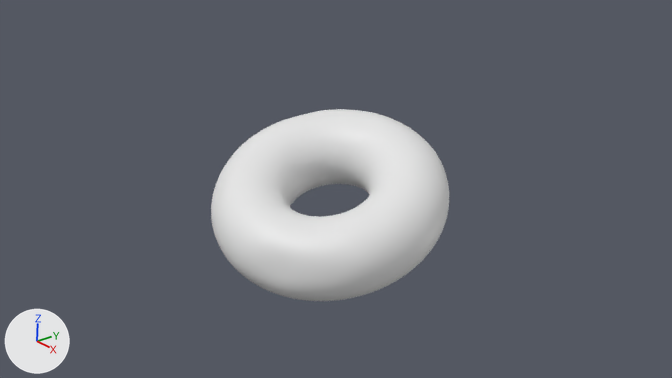
Before and after pictures for a commit that changed the Blender file donut.blend.
One viewpoint serves both versions: the file's camera 'Camera'. Every picture has the same lights, and +X, +Y and +Z are marked at lower left.
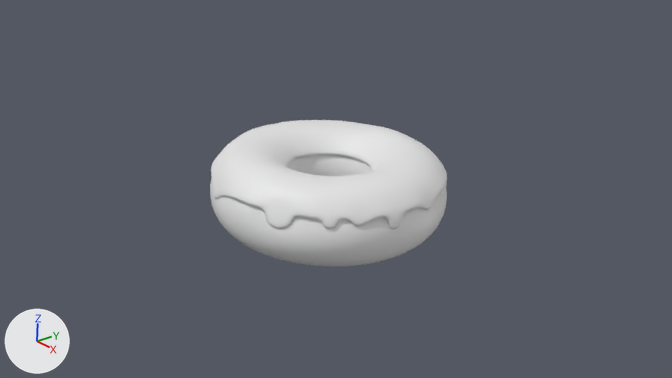
Commit message: finished part 5, level 1

Where the change shows, as pixel boxes [x1, y1, x2, y2] in the pictures (672 x 378 px):
'Torus.001', moved, turned
    before: [211, 109, 449, 301]
    after: [210, 155, 447, 266]
'icing', added
    after: [211, 120, 447, 229]

Diff of the bpy script that builds the scene:
```diff
--- a/donut.blend.py
+++ b/donut.blend.py
@@ me_torus_004 @@
+me_torus_004.from_pydata(...)  # 518 vertices, 456 faces; spans x -0.0734..0.0723, y -0.079..0.066, z -0.0005..0.0304
+me_torus_004.polygons.foreach_set('use_smooth', [True] * 456)
@@ ob_torus_001 @@
 ob_torus_001 = bpy.data.objects.new('Torus.001', me_torus_001)
-ob_torus_001.location = (0.0073, -0.0043, -0.0067)
-ob_torus_001.rotation_euler = (0.349, 0.175, 0.0)  # degrees (20, 10, 0)
+ob_torus_001.location = (0.0003, 0.0, -0.0067)
 _m = ob_torus_001.modifiers.new('Subdivision', 'SUBSURF')
@@ ob_icing @@
+ob_icing = bpy.data.objects.new('icing', me_torus_004)
+ob_icing.location = (0.0003, 0.0, -0.0067)
+_m = ob_icing.modifiers.new('Solidify', 'SOLIDIFY')
+_m.thickness = 0.0025
+_m.offset = 1.0
+_m.edge_crease_inner = 1.0
+_m = ob_icing.modifiers.new('Subdivision', 'SUBSURF')
```
